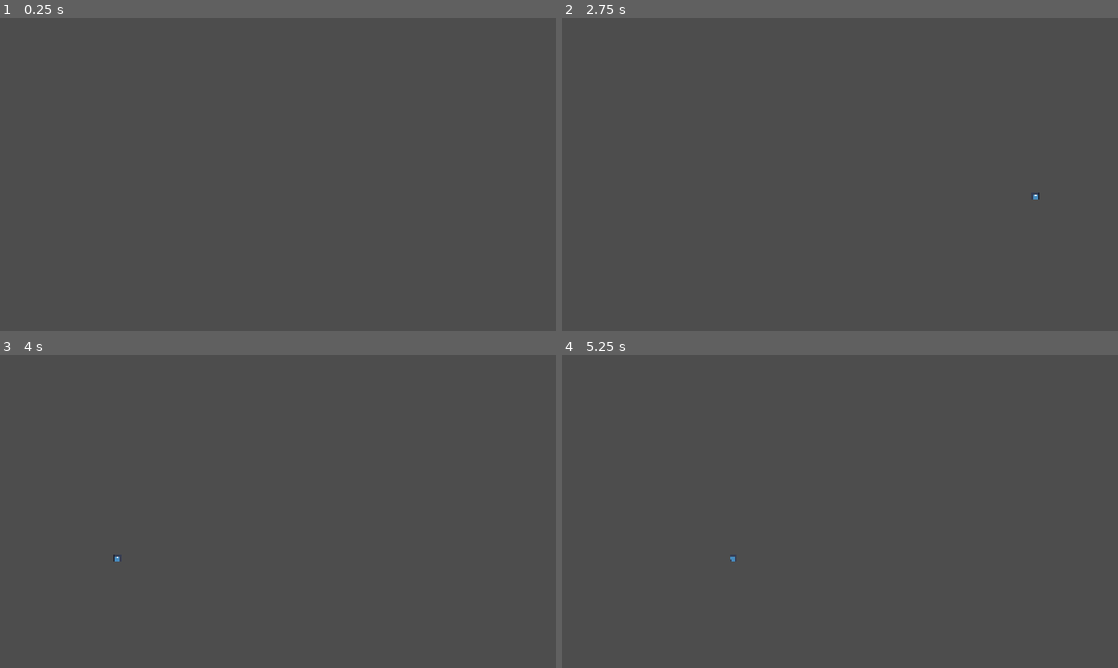
Above: before the commit, frames 1-4 (two rows, left to right).
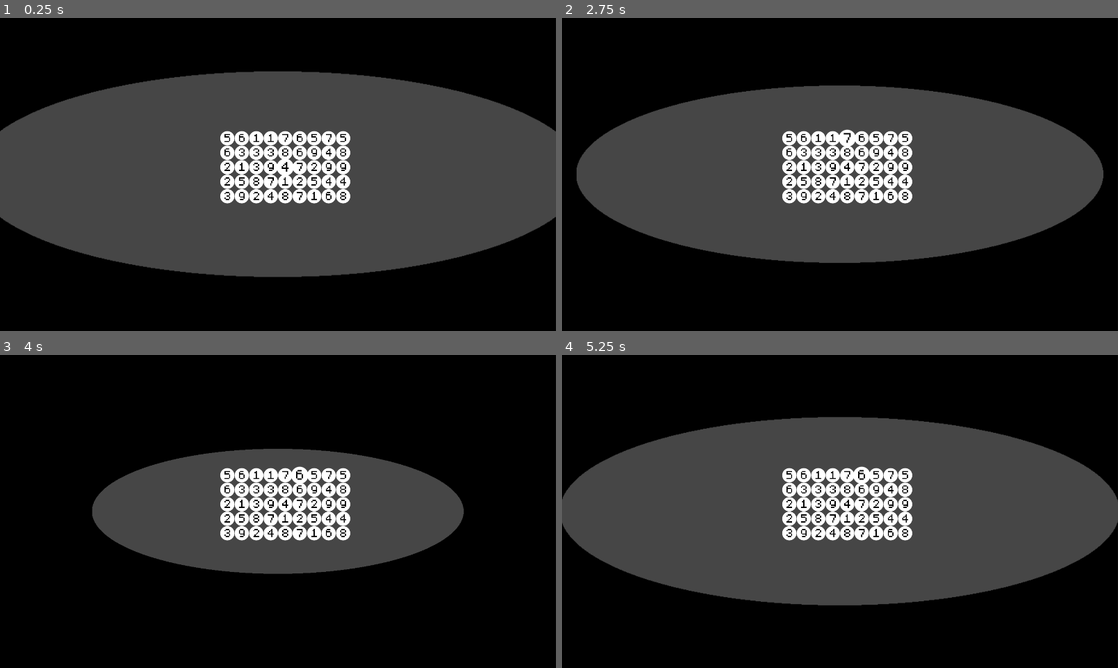
Above: after the commit, the same moments.

Repository: Spiraling-Time/count-down
Game: Godot game, scene res://Scenes/Main.tscn
Same seed, same stepped clock (60 frames per second), same inputs: the game is played once before the commit and once after it. The engine's default icon, where the game draws it, is replaced by a stand-in: a white triangle on a blue panel in a dark square.
Inputs:
- Up to frame 1 (0.25 s): no input
- Up to frame 2 (2.75 s): hold D (right) 0.53-2.03 s; tap Space (spawn) at 0.6, 1.55, 2.1 s; tap W (up) at 0.77, 0.8, 1.07, 1.35, 1.52, 1.82, 2.3 s; hold A (left) from 2.03 s (still down)
- Up to frame 3 (4 s): release A (left) at 2.78 s; hold D (right) from 2.78 s (still down); tap Space (spawn) at 2.85 s; tap W (up) at 3.02, 3.32, 3.6, 3.77 s
- Up to frame 4 (5.25 s): tap W (up) at 4.07, 4.52, 4.82 s; release D (right) at 4.28 s; hold A (left) 4.28-5.03 s; tap Space (spawn) at 4.35, 5.1 s; hold D (right) from 5.03 s (still down)

The runs differ from the first frame. In frame 1, 49% of the frame differs, in the area x 0-100%, y 0-100%; in frame 2, 62%; in frame 3, 83%; in frame 4, 57%.

Commit message:
new game, who dis?

Diff:
--- a/Code/enemy.gd
+++ /dev/null
@@ -1,38 +0,0 @@
-extends CharacterBody2D
-
-var main
-
-@onready var timer = $AttackTimer
-
-@onready var weapon = $Weapon
-
-var face
-
-func _ready() -> void:
-	main = get_tree().current_scene
-	weapon.visible = false
-	timer.timeout
-
-func _on_weapon_body_entered(body: Node2D) -> void:
-	if body.has_method("die"): body.die()
-
-func _on_timer_timeout() -> void:
-	if main.MobSpawner.get_children():
-		weapon.visible = true
-		var closest_mob = main.MobSpawner.get_node(main.current_active_mob).position
-		face = (closest_mob-position).normalized()
-		if closest_mob.y-position.y < -1:
-			weapon.position.x = 0.0
-			weapon.position.y = -30.0
-			weapon.rotation_degrees = 90.0
-		else:
-			weapon.position.y = 0.0
-			weapon.rotation_degrees = 0.0
-		if face.x == 1:
-			weapon.position.x = 25.0
-		else:
-			weapon.position.x = -25.0
-
-		await get_tree().create_timer(0.3).timeout
-	weapon.visible = false
-	timer.start()
--- a/Code/main.gd
+++ b/Code/main.gd
@@ -1,45 +1,79 @@
 extends Node2D
 
-const SPAWN_DISTANCE = 1000.0
+const BACK_SCALE = 2.0
 
-@onready var MobSpawner = $MobSpawner
-@onready var Enemy = $Enemy
-@onready var Closest = $Closest
+const STARTING_NUMBERS: Array = [
+1,2,3,4,5,6,7,8,9,
+1,2,3,4,5,6,7,8,9,
+1,2,3,4,5,6,7,8,9,
+1,2,3,4,5,6,7,8,9,
+1,2,3,4,5,6,7,8,9,]
 
+@onready var background2 = $Background2
+@onready var aaa = $"Background2/Overcomplicated Effect"
 
-var current_active_mob
+@onready var gridNode = $Grid
 
-var number_of_mobs = 0
-var Mob = preload("res://Scenes/mob.tscn")
+var number = preload("res://Scenes/number_1.tscn")
 
-var side = 1
+var grid_width: int = 9
+var grid_height: int = 5
+var grid: Array[Array] = []
+
+var player_position: Vector2
 
 func _ready() -> void:
 	randomize()
-	Closest.visible = false
+
+	await create_grid()
+
+	player_position = Vector2(4,2)
+
+
+
 
 func _process(delta: float) -> void:
-	if number_of_mobs == 0: Closest.visible = false
-	if Input.is_action_just_pressed("spawn"):
-		spawn_mob()
-	await check_closest()
+	aaa.rotation_degrees += 0.02
+	var size = BACK_SCALE + (sin(aaa.rotation_degrees)/1.5)
+	background2.scale = Vector2(size,size)
 
-func spawn_mob():
-	if number_of_mobs < 2:
-		Closest.visible = true
-		var new_mob = Mob.instantiate()
-		new_mob.position = Vector2((side*SPAWN_DISTANCE)+randi_range(-100,100), 244.0)
-		side = -side
-		MobSpawner.add_child(new_mob)
-		number_of_mobs += 1
+func _physics_process(delta: float) -> void:
+	var direction: Vector2= Vector2.ZERO
+	if Input.is_action_just_pressed("up"):
+		direction.y = -1
+	elif Input.is_action_just_pressed("down"):
+		direction.y = 1
+	if Input.is_action_just_pressed("left"):
+		direction.x = -1
+	elif Input.is_action_just_pressed("right"):
+		direction.x = 1
+	player_position += direction
+	if player_position.x < 0: player_position.x = 0
+	elif player_position.x >= grid_width: player_position.x = grid_width-1
+	if player_position.y < 0: player_position.y = 0
+	elif player_position.y >= grid_height: player_position.y = grid_height-1
 
-func check_closest():
-	var dist = 100000
-	if MobSpawner.get_children().size() > 0:
-		for mobs in MobSpawner.get_children():
-			#print(mobs)
-			if mobs.position.distance_to(Enemy.position) < dist:
-				dist = mobs.position.distance_to(Enemy.position)
-				current_active_mob = str(mobs.name)
-				#print(current_active_mob)
-		Closest.position = MobSpawner.get_node(current_active_mob).position
+	for numbers in gridNode.get_children():
+		if numbers.coordinates == player_position:
+			numbers.scale = Vector2(1.2,1.2)
+			numbers.z_index = -2
+			#print(true)
+		else:
+			numbers.scale = Vector2(1.0,1.0)
+			numbers.z_index = 0
+
+
+func create_grid():
+	var everything = STARTING_NUMBERS.duplicate()
+	for x in grid_width:
+		var column: Array = []
+		for y in grid_height:
+			column.append(everything.pop_at(randi() % everything.size()))
+		grid.append(column)
+	for x in grid_width:
+		for y in grid_height:
+			var new_number = number.instantiate()
+			new_number.get_node("Number").text = str(grid[x][y])
+			new_number.coordinates = Vector2(x,y)
+			new_number.position = Vector2((x*50)-((grid_width * 50)/2)+50, (y*50)-((grid_height * 50)/2))
+			gridNode.add_child(new_number)
--- a/Code/mob.gd
+++ /dev/null
@@ -1,74 +0,0 @@
-extends CharacterBody2D
-
-const SPEED = 150
-const DASH_SPEED = SPEED*30
-
-var main
-@onready var Enemy = $"../../Enemy"
-@onready var collider = $Area2D
-
-var target
-
-var gravity = 7
-
-func _ready() -> void:
-	main = get_tree().current_scene
-	target = (Enemy.position-position).normalized()
-	#print(target.x)
-	collider.position.x = target.x*25.0
-
-func _physics_process(delta: float) -> void:
-	#if !position.distance_to(Enemy.position) <= SPEED/2.0:
-	target = (Enemy.position-position).normalized()
-	var target_x = target.x
-	velocity.x = SPEED*target_x
-	if Enemy.position.y-position.y > 1:
-		collider.position.x = 0.0
-		collider.position.y = 30.0
-		collider.rotation_degrees = 90.0
-	else:
-		collider.position.y = 0.0
-		collider.rotation_degrees = 0.0
-		collider.position.x = target_x*25.0
-
-	#else: velocity = Vector2.ZERO
-	var jumping = false
-
-	if main.current_active_mob == str(name):
-		if Input.is_action_just_pressed("right"):
-			velocity.x = DASH_SPEED
-		elif Input.is_action_just_pressed("left"):
-			velocity.x = -DASH_SPEED
-		if Input.is_action_just_pressed("up") and is_on_floor():
-			velocity.y = -10000
-			jumping = true
-		#print(position.y)
-	if !jumping:
-		if is_on_floor():
-			velocity.y = 0
-		elif velocity.y != 50: velocity.y = 50
-		else: velocity.y *= gravity
-		if velocity.y > 1000: velocity.y = 1000
-
-	move_and_slide()
-
-	if collider.has_overlapping_bodies(): _on_area_2d_body_entered(collider.get_overlapping_bodies()[0])
-
-func die():
-	main.number_of_mobs -= 1
-	queue_free()
-
-
-func _on_area_2d_body_entered(body: Node2D) -> void:
-	#print("entered")
-	if Input.is_action_pressed("right"):
-		if Enemy.face.x == 1 or Enemy.weapon.visible == false:
-			print("hit")
-			position.x += 300
-			target = (Enemy.position-position).normalized()
-
-	elif Input.is_action_pressed("left"):
-		if Enemy.face.x == -1 or Enemy.weapon.visible == false:
-			print("hit")
-			position.x -= 300
-			target = (Enemy.position-position).normalized()
--- /dev/null
+++ b/Code/number_1.gd
@@ -0,0 +1,3 @@
+extends Node2D
+
+var coordinates
--- a/Scenes/Main.tscn
+++ b/Scenes/Main.tscn
@@ -1,48 +1,25 @@
 [gd_scene format=3 uid="uid://cnvmjldmkgfm6"]
 
-[ext_resource type="Script" uid="uid://brfqc34bbe2dn" path="res://Code/main.gd" id="1_idj7w"]
-[ext_resource type="PackedScene" uid="uid://jcspb73t66wa" path="res://Scenes/enemy.tscn" id="2_kln2b"]
-[ext_resource type="Texture2D" uid="uid://dks0l84nxcovl" path="res://Art/icon.svg" id="3_kln2b"]
+[ext_resource type="Script" uid="uid://brfqc34bbe2dn" path="res://Code/main.gd" id="1_bo1nx"]
+[ext_resource type="Texture2D" uid="uid://c68rh88y0t05h" path="res://Art/pixilart-sprite.png" id="1_jjgbg"]
+[ext_resource type="Texture2D" uid="uid://bbfdki1rt03ge" path="res://Art/pixil-frame-0(1).png" id="3_8gbba"]
 
-[sub_resource type="RectangleShape2D" id="RectangleShape2D_rgh2o"]
-size = Vector2(7586, 103.5)
+[node name="Battle" type="Node2D" unique_id=1912365271]
+script = ExtResource("1_bo1nx")
 
-[sub_resource type="RectangleShape2D" id="RectangleShape2D_pbw6q"]
-size = Vector2(7586, 98.5)
+[node name="Camera2D" type="Camera2D" parent="." unique_id=326260837]
 
-[node name="Main" type="Node2D" unique_id=1537533579]
-script = ExtResource("1_idj7w")
+[node name="Background1" type="Sprite2D" parent="." unique_id=1149949840]
+z_index = -10
+scale = Vector2(2, 2)
+texture = ExtResource("1_jjgbg")
+hframes = 2
 
-[node name="StaticBody2D" type="StaticBody2D" parent="." unique_id=1327445608]
-position = Vector2(0, 319)
-collision_layer = 0
-collision_mask = 0
+[node name="Background2" type="Sprite2D" parent="." unique_id=1083032420]
+z_index = -10
+scale = Vector2(2, 2)
+texture = ExtResource("3_8gbba")
 
-[node name="CollisionShape2D" type="CollisionShape2D" parent="StaticBody2D" unique_id=26505789]
-position = Vector2(0, -0.25)
-shape = SubResource("RectangleShape2D_rgh2o")
-debug_color = Color(0, 0, 0, 0.41960785)
+[node name="Overcomplicated Effect" type="Node2D" parent="Background2" unique_id=164152903]
 
-[node name="StaticBody2D2" type="StaticBody2D" parent="." unique_id=2016016813]
-position = Vector2(0, 319)
-collision_layer = 512
-collision_mask = 512
-
-[node name="CollisionShape2D" type="CollisionShape2D" parent="StaticBody2D2" unique_id=175970067]
-position = Vector2(0, 2.25)
-shape = SubResource("RectangleShape2D_pbw6q")
-debug_color = Color(0, 0, 0, 0.41960785)
-
-[node name="Camera2D" type="Camera2D" parent="." unique_id=343184249]
-
-[node name="Enemy" parent="." unique_id=1156159831 instance=ExtResource("2_kln2b")]
-position = Vector2(0, 244)
-
-[node name="MobSpawner" type="Node2D" parent="." unique_id=1564503835]
-
-[node name="Closest" type="Node2D" parent="." unique_id=1343245298]
-
-[node name="Sprite2D" type="Sprite2D" parent="Closest" unique_id=656996839]
-position = Vector2(0, -82.99999)
-scale = Vector2(0.2, 0.2)
-texture = ExtResource("3_kln2b")
+[node name="Grid" type="Node2D" parent="." unique_id=1583927648]
--- a/Scenes/enemy.tscn
+++ /dev/null
@@ -1,32 +0,0 @@
-[gd_scene format=3 uid="uid://jcspb73t66wa"]
-
-[ext_resource type="Script" uid="uid://cslmvn2cs5q7k" path="res://Code/enemy.gd" id="1_hghv2"]
-
-[sub_resource type="RectangleShape2D" id="RectangleShape2D_ne65n"]
-size = Vector2(35.35, 55.95)
-
-[sub_resource type="RectangleShape2D" id="RectangleShape2D_hghv2"]
-size = Vector2(15.138, 55.95)
-
-[node name="Enemy" type="CharacterBody2D" unique_id=1156159831]
-collision_layer = 7
-collision_mask = 7
-script = ExtResource("1_hghv2")
-
-[node name="CollisionShape2D" type="CollisionShape2D" parent="." unique_id=2017599941]
-shape = SubResource("RectangleShape2D_ne65n")
-
-[node name="Weapon" type="Area2D" parent="." unique_id=1473241983]
-position = Vector2(-25, 0)
-
-[node name="CollisionShape2D" type="CollisionShape2D" parent="Weapon" unique_id=744713636]
-shape = SubResource("RectangleShape2D_hghv2")
-debug_color = Color(0, 0.6337543, 0.44046497, 0.41960785)
-
-[node name="AttackTimer" type="Timer" parent="." unique_id=1337176254]
-wait_time = 0.1
-one_shot = true
-autostart = true
-
-[connection signal="body_entered" from="Weapon" to="." method="_on_weapon_body_entered"]
-[connection signal="timeout" from="AttackTimer" to="." method="_on_timer_timeout"]
--- a/Scenes/mob.tscn
+++ /dev/null
@@ -1,29 +0,0 @@
-[gd_scene format=3 uid="uid://bv2k58kq8ecem"]
-
-[ext_resource type="Script" uid="uid://dfbhosf8nl4m" path="res://Code/mob.gd" id="1_h5js2"]
-
-[sub_resource type="RectangleShape2D" id="RectangleShape2D_04bb1"]
-size = Vector2(35.35, 55.95)
-
-[sub_resource type="RectangleShape2D" id="RectangleShape2D_h5js2"]
-size = Vector2(15.138, 55.95)
-
-[node name="Mob" type="CharacterBody2D" unique_id=979902681]
-collision_mask = 512
-script = ExtResource("1_h5js2")
-
-[node name="CollisionShape2D" type="CollisionShape2D" parent="." unique_id=824457472]
-shape = SubResource("RectangleShape2D_04bb1")
-debug_color = Color(0.8247597, 0.39909393, 0, 0.41960785)
-
-[node name="Area2D" type="Area2D" parent="." unique_id=140631624]
-position = Vector2(25, 0)
-collision_layer = 4
-collision_mask = 4
-monitorable = false
-
-[node name="CollisionShape2D" type="CollisionShape2D" parent="Area2D" unique_id=1411112733]
-shape = SubResource("RectangleShape2D_h5js2")
-debug_color = Color(0, 0.6337543, 0.44046497, 0.41960785)
-
-[connection signal="body_entered" from="Area2D" to="." method="_on_area_2d_body_entered"]
--- /dev/null
+++ b/Scenes/number_1.tscn
@@ -0,0 +1,35 @@
+[gd_scene format=3 uid="uid://bpoxwqq133qnl"]
+
+[ext_resource type="Script" uid="uid://dyuetvg8wurps" path="res://Code/number_1.gd" id="1_7lf8p"]
+[ext_resource type="FontFile" uid="uid://4kh22ay0xfd0" path="res://Fonts/m5x7.ttf" id="1_8x488"]
+[ext_resource type="Texture2D" uid="uid://d048nqj5mu74y" path="res://Art/circle(2).png" id="2_8x488"]
+
+[sub_resource type="LabelSettings" id="LabelSettings_7lf8p"]
+font = ExtResource("1_8x488")
+font_size = 64
+font_color = Color(0, 0, 0, 1)
+
+[node name="Number1" type="Node2D" unique_id=430781070]
+script = ExtResource("1_7lf8p")
+
+[node name="Number" type="Label" parent="." unique_id=285963760]
+anchors_preset = 8
+anchor_left = 0.5
+anchor_top = 0.5
+anchor_right = 0.5
+anchor_bottom = 0.5
+offset_left = -18.0
+offset_top = -30.0
+offset_right = 22.0
+offset_bottom = 21.0
+grow_horizontal = 2
+grow_vertical = 2
+text = "1"
+label_settings = SubResource("LabelSettings_7lf8p")
+horizontal_alignment = 1
+vertical_alignment = 1
+
+[node name="Sprite2D" type="Sprite2D" parent="." unique_id=601458963]
+z_index = -4
+z_as_relative = false
+texture = ExtResource("2_8x488")
--- a/project.godot
+++ b/project.godot
@@ -19,7 +19,7 @@
 
 window/size/viewport_width=1920
 window/size/viewport_height=1080
-window/stretch/mode="canvas_items"
+window/stretch/mode="viewport"
 
 [input]
 
Binary file added: Art/circle(2).png
Not shown, added: Art/circle(2).png.import
Binary file added: Art/pixil-frame-0(1).png
Not shown, added: Art/pixil-frame-0(1).png.import
Binary file added: Art/pixilart-sprite.png
Not shown, added: Art/pixilart-sprite.png.import
Not shown, removed: Code/enemy.gd.uid
Not shown, removed: Code/mob.gd.uid
Not shown, added: Code/number_1.gd.uid
Not shown, added: Credits.txt
Binary file added: Fonts/m5x7.ttf
Not shown, added: Fonts/m5x7.ttf.import
